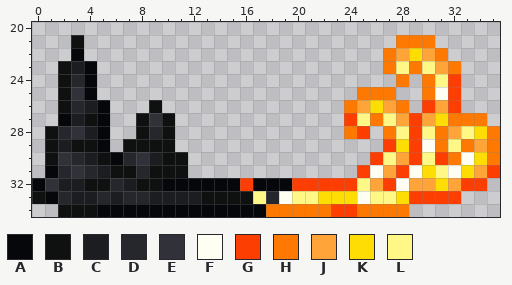
Pixel-art sprite -- Assets/WorldIcon/IconDrunkLeft.png. Above, as it was before the edit.
The file is 72x70 pixels, drawn in blocks of 2x2; one block is one cell here. Colours within 5 levels of each other are drawn and written as one. Shown: x 0..35, y 20..34.
Palette (. is transparent): A #06070b  B #0f1111  C #1b1d21  D #26272d  E #313139  F #fffef3  G #fd3e03  H #fe7902  J #ffa439  K #fddd03  L #fff886
Pixels before, first column x 0:
21 ...B........................HHH.....
22 ...A.......................HJKJH....
23 ..BCA......................HLHLJH...
24 ..BDA.......................H.HLG...
25 ..BEA....................HHH..HFG...
26 ..BDCA...B..............HJKJH.GJG...
27 ..ACBA..BEB.............GLHLJGJKHHH.
28 .BDECA..BDB.............HG.HLGLHJLKH
29 .BCBBA.BBBB................GKGFHLHJH
30 .BEDCBADECBB..............GLJGLGHFKH
31 .ADEDCBBDBBB.............GFJGFKLFKJG
32 AECCBBDCBBAAAAAAGAAAGGGGGLJGFJJKJGG.
33 BADCCDCDDCCCCBBBBLDFLLKKKFLLKGGGG...
34 ..BBBAAAAAAAAAAAAAHHHHHGGHHHH.......
The same view after the edit:
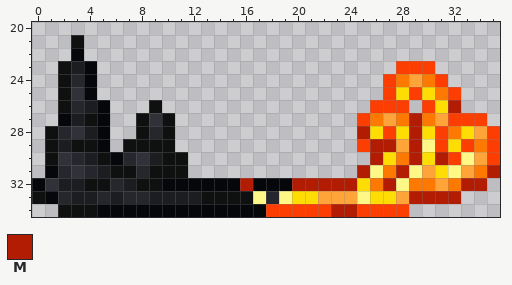
Colours new in this view: M #b11c02
The edit:
Changed rows in their new state; - is an unchanged pixel.
first column x 16:
21 ------------...-----
22 -----------.....----
23 -----------.GGG..---
24 -----------G-J-G.---
25 ---------..GKGKH----
26 --------..GGG--KM---
27 --------.G-JHMHJGGG-
28 --------.MKGKMKGHKJG
29 ---------GMMJMLGKGHG
30 ----------MKHMKMGLJG
31 ---------MLHMLJKLJHM
32 M---MMMMMKHMLHHJHMM-
33 ---LKKJJJLKKJMMMM---
34 --GGGGGMMGGGG-------
Pixel boxes of the changes (left, top, right, bottom) in both pictures:
changed: (240, 35, 500, 217)
